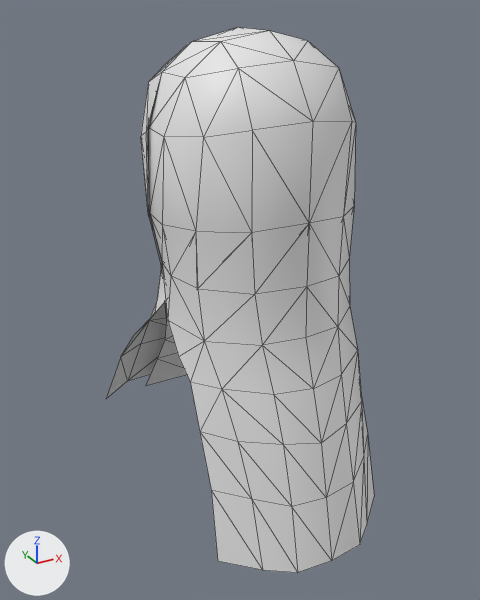
The glTF model assets/Converted Models/HairStyle/Human Female/Wizard female hair 14.glb as it was, and as the next commit left it.
The view is the same before and after, from a camera (50 mm lens) standing at (-0.25, -0.443, 0.166) and looking at (-0.013, -0.012, -0.049). Arrows for +X, +Y and +Z are at lower left; the lights stay in place. The first picture is the older version. Mesh edges are drawn as thin lines.

Names of what the first picture shows: '0004_0'.
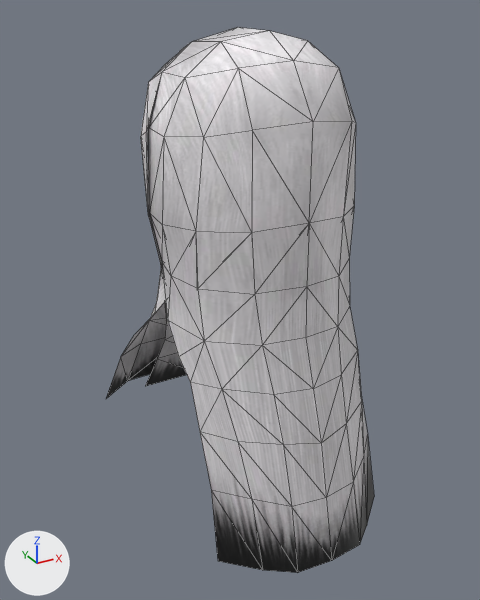
Pixel boxes [x1, y1, x2, y2] of what changed, in the pictures (480 x 600 px):
'0004_0', recoloured
    both: [106, 27, 374, 573]

The change in detail:
Picture 'tex_6055092352253804169.dds' (img_tex_6055092352253804169_dds) is new.
Material '0004_0_mat.001' (mat_0004_0_mat_001) is new.
Its texture is img_tex_6055092352253804169_dds.
me_0004_0_001 has 175 vertices, 261 faces and spans x -0.112..0.109, y -0.133..0.108, z -0.229..0.153.
me_0004_0_001 gains material mat_0004_0_mat_001 (picture img_tex_6055092352253804169_dds).
